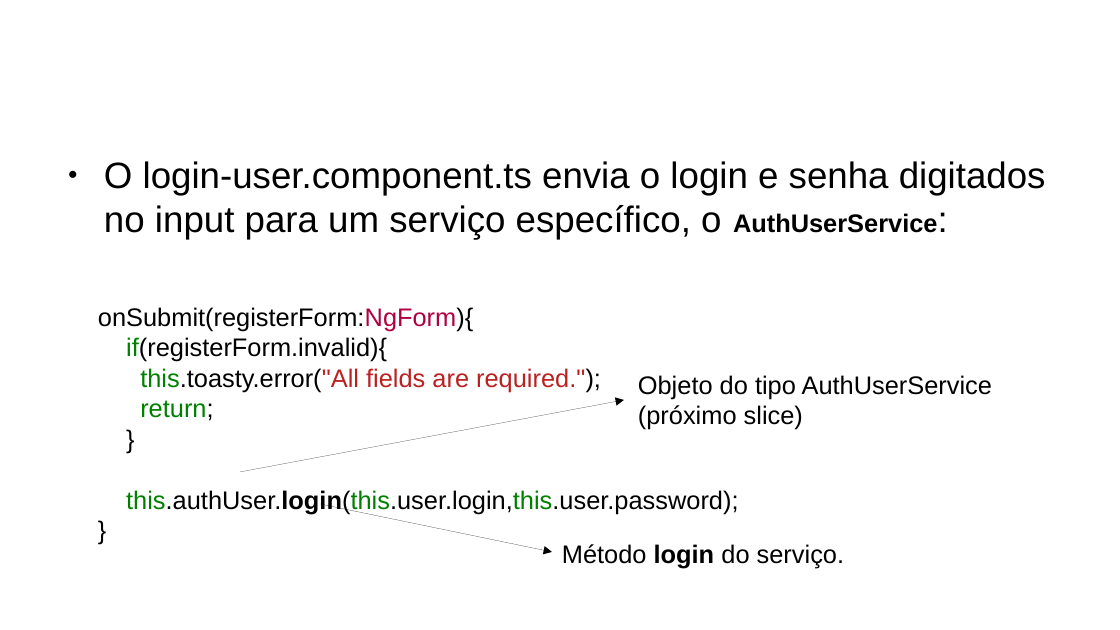
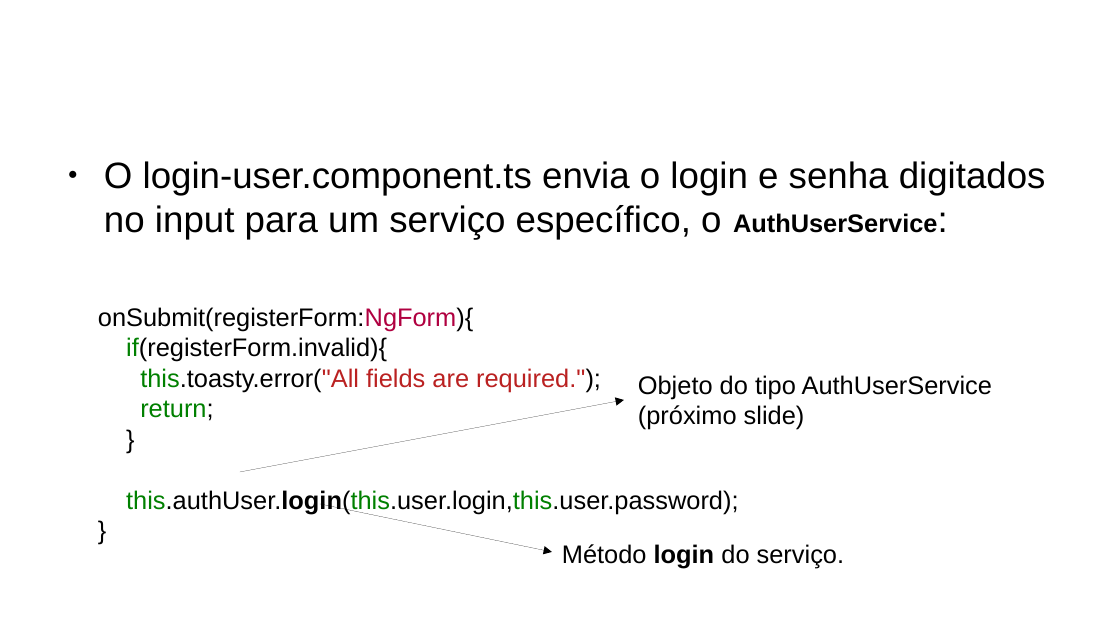
Before and after one commit to CCastro01/PIW-2019_1, a slide deck: slide 28 of SLIDES/14-Refatoração do Projeto CRUD.odp (slide 27 before the commit). Drawn at 1120x630 pixels with LibreOffice and Linux fonts; fonts in the diff are those of the drawing; background and template pictures are left out. Boxes give left, top, right and bottom in pixels: in the first picture for what was removed or moved away, otherwise in the second. Text is boxed around its words. In the diff, an @@ line names an element or a change of style, - is before the commit and + after.

```diff
--- a/SLIDES/14-Refatoração do Projeto CRUD.odp
+++ b/SLIDES/14-Refatoração do Projeto CRUD.odp
@@ text at [638, 405, 805, 430]: text changed @@
-(próximo slice)
+(próximo slide)
```
Also in this commit, not shown: 17 other slides changed, 1 slide added, 2 other files.
